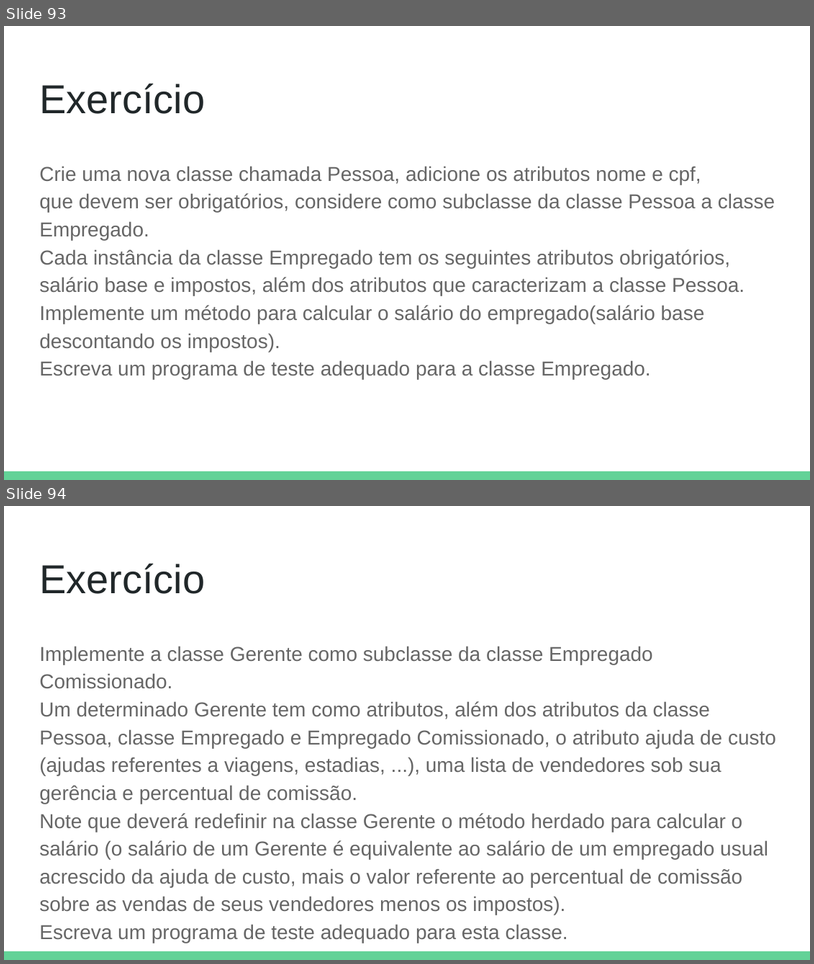
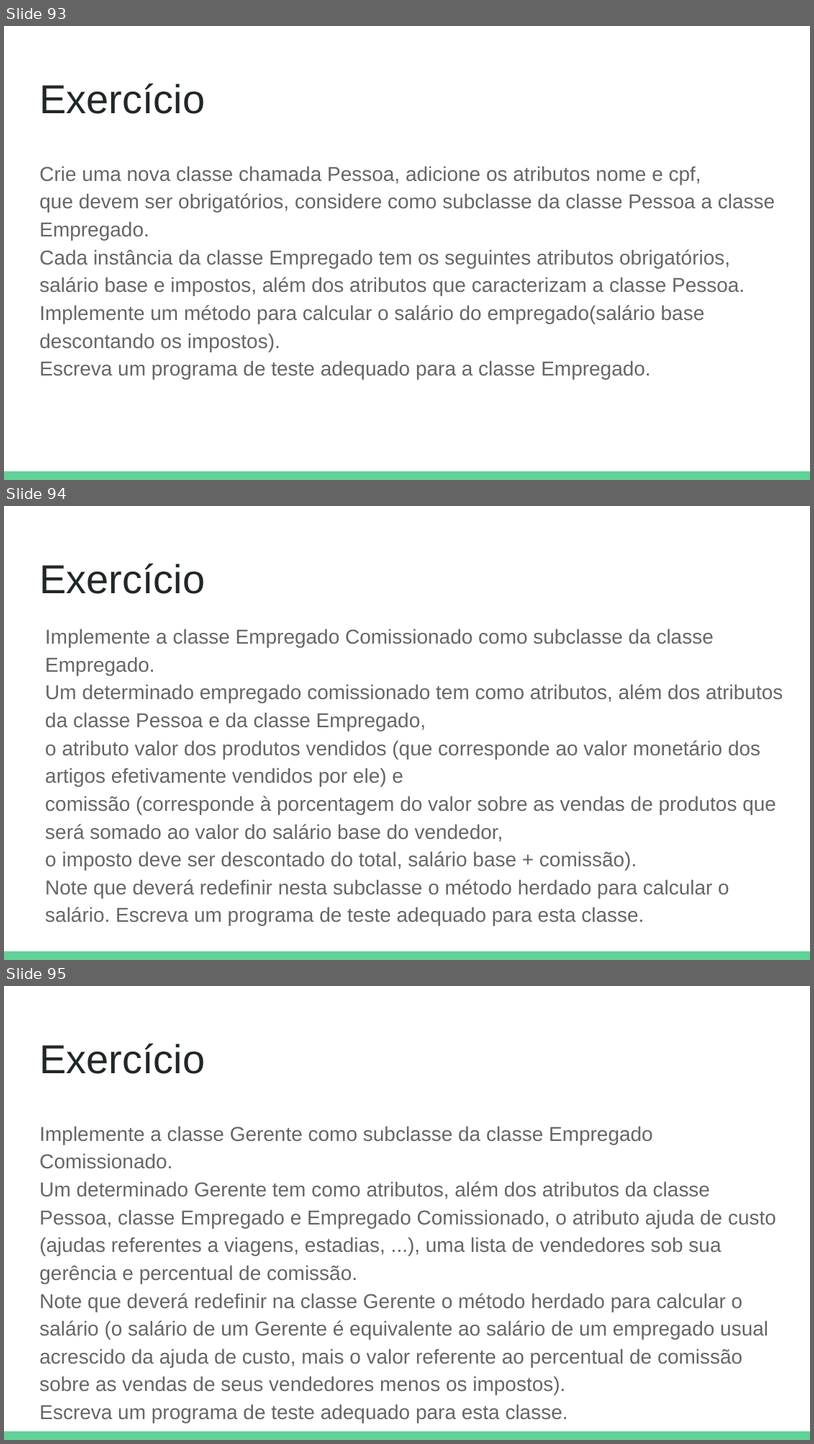
Before and after one commit to DeboraMendes/bootcamp, a slide deck: Java e Programação Orientada a Objetos.pptx. Shown one above the other, each under a label of ours: slides 93 and 94 before the commit, slides 93, 94 and 95 after it. The pictures are 814x964 and 814x1444 pixels, drawn with LibreOffice and Linux fonts; fonts in the diff are those of the drawing. Boxes give left, top, right and bottom in pixels: in the first picture for what was removed or moved away, otherwise in the second. Text is boxed around its words. In the diff, an @@ line names an element or a change of style, - is before the commit and + after.

```diff
--- a/Java e Programação Orientada a Objetos.pptx
+++ b/Java e Programação Orientada a Objetos.pptx
@@ slide 94 added at (4,506,810,960), background #FFFFFF; not listed: 1 template element that a slide beside it also shows @@
@@ title added at (39,563,205,594), 36 pt, text #202729 @@
+Exercício
@@ text added at (45,628,783,926), 18 pt, text #666666 @@
+Implemente a classe Empregado Comissionado como subclasse da classe Empregado.
+Um determinado empregado comissionado tem como atributos, além dos atributos da classe Pessoa e da classe Empregado,
+o atributo valor dos produtos vendidos (que corresponde ao valor monetário dos artigos efetivamente vendidos por ele) e
+comissão (corresponde à porcentagem do valor sobre as vendas de produtos que será somado ao valor do salário base do vendedor,
+o imposto deve ser descontado do total, salário base + comissão).
+Note que deverá redefinir nesta subclasse o método herdado para calcular o salário. Escreva um programa de teste adequado para esta classe.
@@ what was slide 94 is now slide 95 @@
```
Also in this commit, not shown: 1 other slide added.
